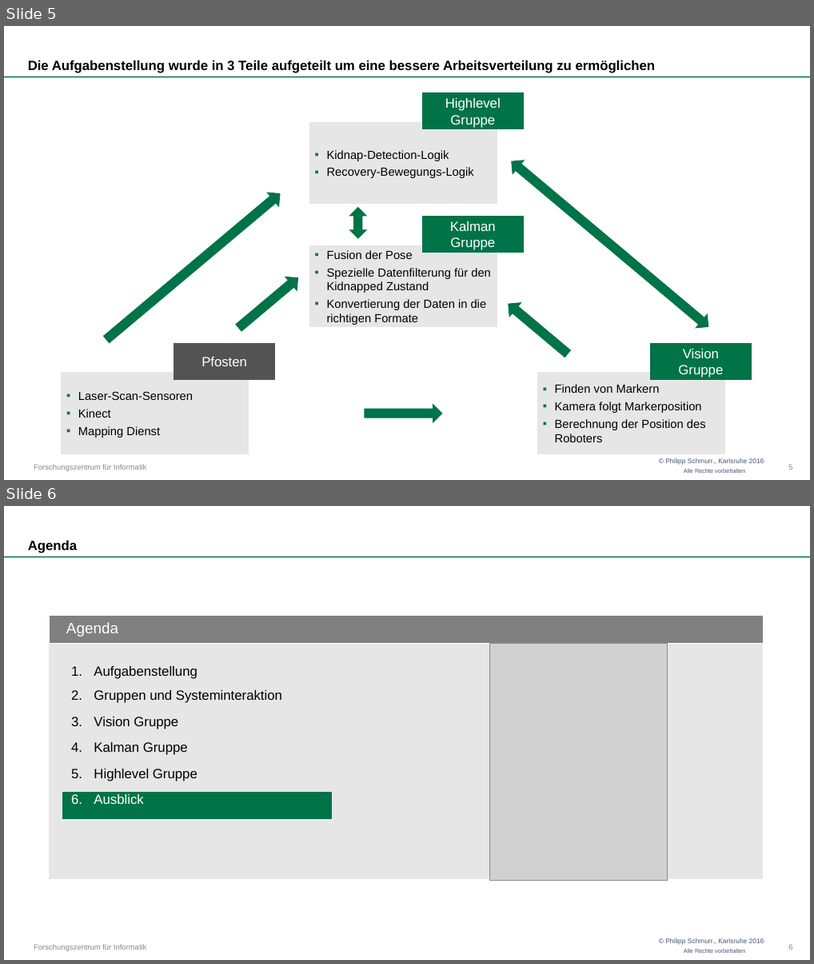
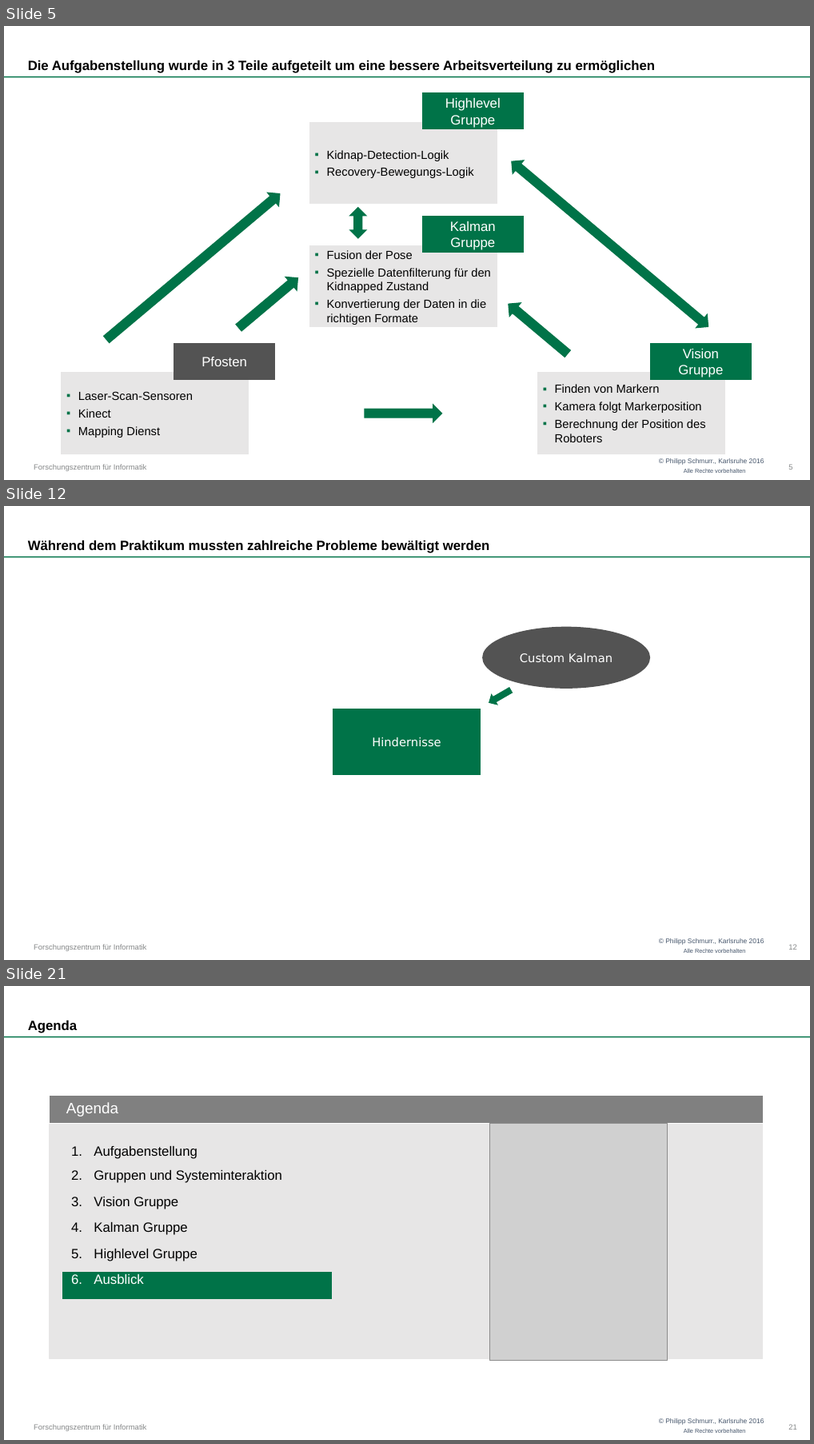
Before and after one commit to OtonoKakuei/robprak1516-documentation, a slide deck: robprak1516-presentation.pptx. Shown one above the other, each under a label of ours: slides 5 and 6 before the commit, slides 5, 12 and 21 after it; the slides between them are not shown. The pictures are 814x964 and 814x1444 pixels, drawn with LibreOffice and Linux fonts; fonts in the diff are those of the drawing; grey boxes stand for pictures; background and template pictures are left out. Boxes give left, top, right and bottom in pixels: in the first picture for what was removed or moved away, otherwise in the second. Text is boxed around its words. In the diff, an @@ line names an element or a change of style, - is before the commit and + after.

Commit message:
Updated kalman and general presentation. Kalman data already included in main presentation

```diff
--- a/robprak1516-presentation.pptx
+++ b/robprak1516-presentation.pptx
@@ slide 12 added at (4, 506, 810, 960), background #FFFFFF; not listed: 4 template elements that a slide beside it also shows @@
@@ title added at (28, 540, 490, 553), 16 pt, text #000000, bold @@
+Während dem Praktikum mussten zahlreiche Probleme bewältigt werden
@@ ellipse added at (483, 627, 650, 688), fill #525252, outline #525252 1.5 pt, 14 pt, text #FFFFFF @@
+Custom Kalman
@@ right arrow added at (486, 685, 514, 708), fill #007348, outline #007348 0.75 pt @@
@@ rectangle added at (334, 708, 480, 774), fill #007348, outline #007348 1.5 pt, 14 pt, text #FFFFFF @@
+Hindernisse
@@ page number added at (789, 944, 798, 949), 9 pt, text #868889 @@
+12
@@ what was slide 6 is now slide 21 @@
@@ page number at (789, 1424, 798, 1429): text changed @@
-6
+21
```
Also in this commit, not shown: 2 slides changed, 14 other slides added, 1 other file.
